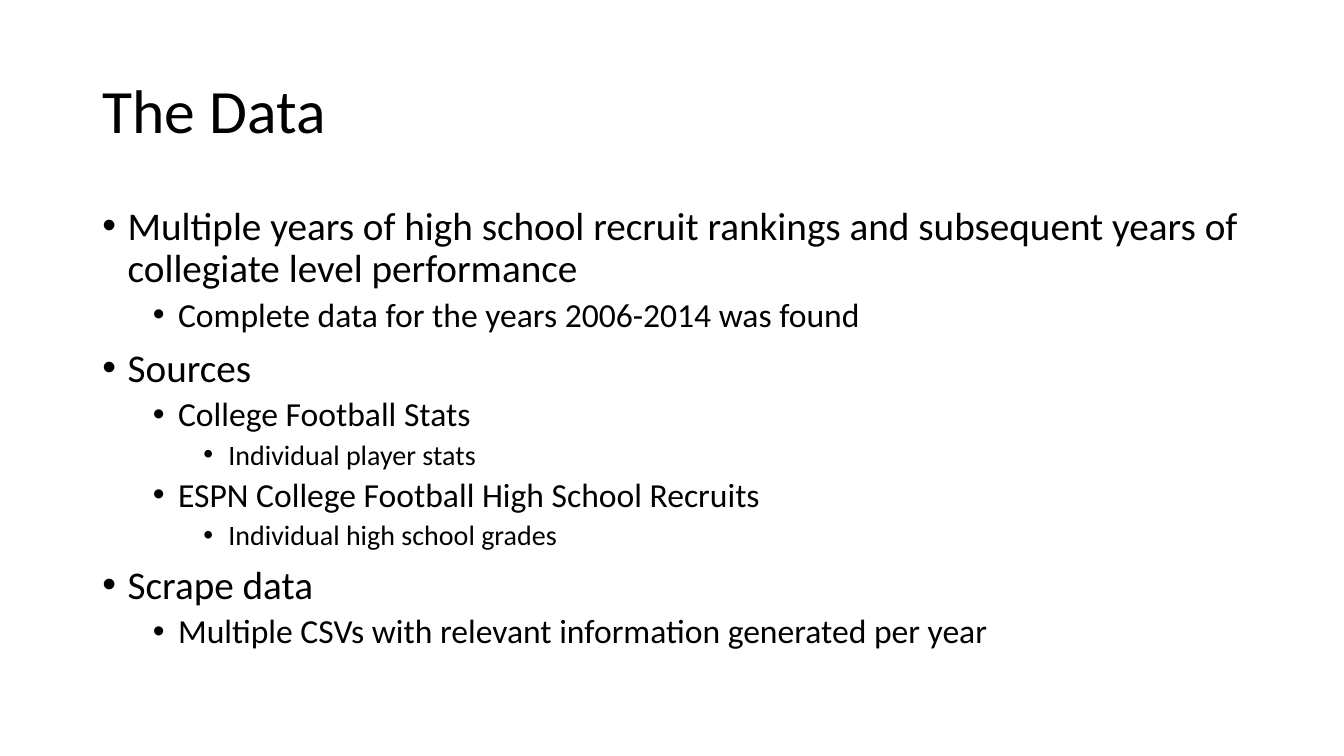
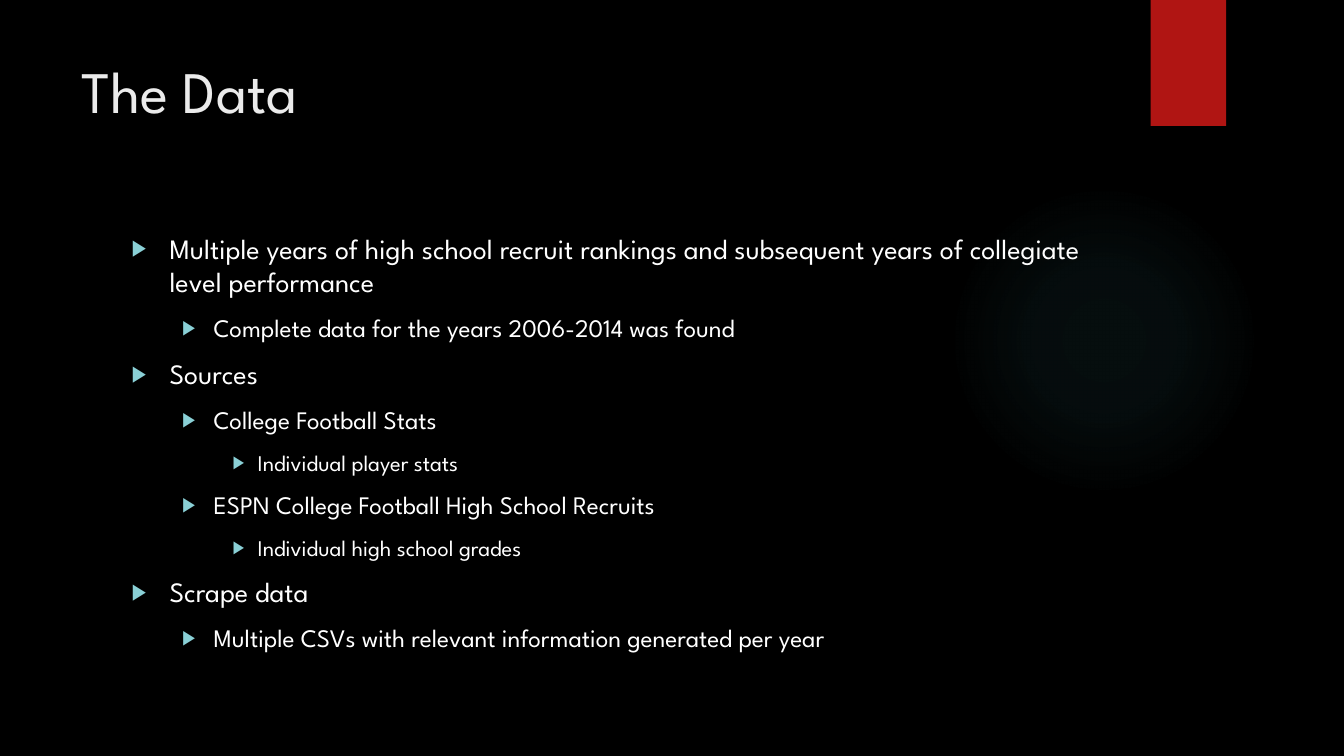
Before and after one commit to dgsorensen/GroupProject, a slide deck: slide 3 of Documentation/Group Presentation.pptx. Drawn at 1344x756 pixels with LibreOffice and Linux fonts; fonts in the diff are those of the drawing; background and template pictures are left out. Boxes give left, top, right and bottom in pixels: in the first picture for what was removed or moved away, otherwise in the second. Text is boxed around its words. In the diff, an @@ line names an element or a change of style, - is before the commit and + after.

```diff
--- a/Documentation/Group Presentation.pptx
+++ b/Documentation/Group Presentation.pptx
@@ background #FFFFFF to picture (left out) @@
@@ rectangle added at box(1150, 0, 1226, 126), fill #B01513 @@
@@ title "The Data": place and size @@
-title "The Data" at box(102, 90, 325, 134)
+title "The Data" at box(81, 72, 298, 114)
@@ title "The Data" at box(81, 72, 298, 114): size 44 to 42 pt, font Calibri to League Spartan, text colour #000000 to #EBEBEB; line spacing 0.9 to 1; vertical alignment middle to top @@
@@ ellipse added at box(949, 185, 1259, 495), fill gradient #50B9C1 @@
@@ text "Multiple years of high school ...": place and size @@
-text "Multiple years of high school ..." at box(128, 212, 1238, 649)
+text "Multiple years of high school ..." at box(170, 239, 1079, 653)
@@ text "Multiple years of high school ..." at box(170, 239, 1079, 653): size 28 to 20 pt in "Multiple years of high school recruit rankings ...", "Sources", "Scrape data"; font Calibri to League Spartan, text colour #000000 to #FFFFFF; size 24 to 18 pt in "Complete data for the years 2006-2014 was ...", "College Football Stats", "ESPN College Football High School Recruits", "Multiple CSVs with relevant information generated per ..."; size 20 to 16 pt in "Individual player stats", "Individual high school grades"; bullet • to ▶; line spacing 0.9 to 1; more space between paragraphs @@
```
Also in this commit, not shown: 10 other slides changed.
